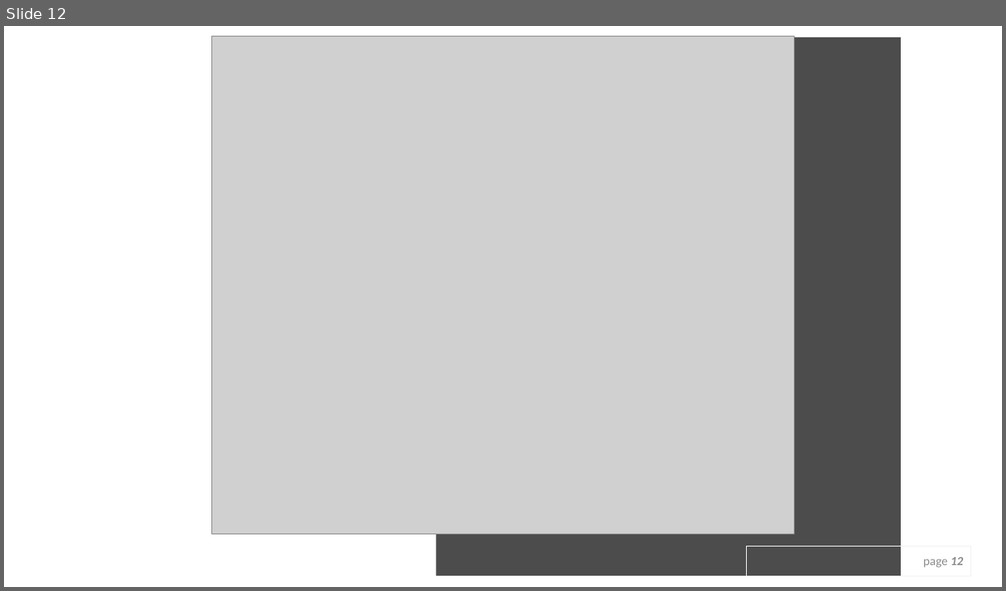
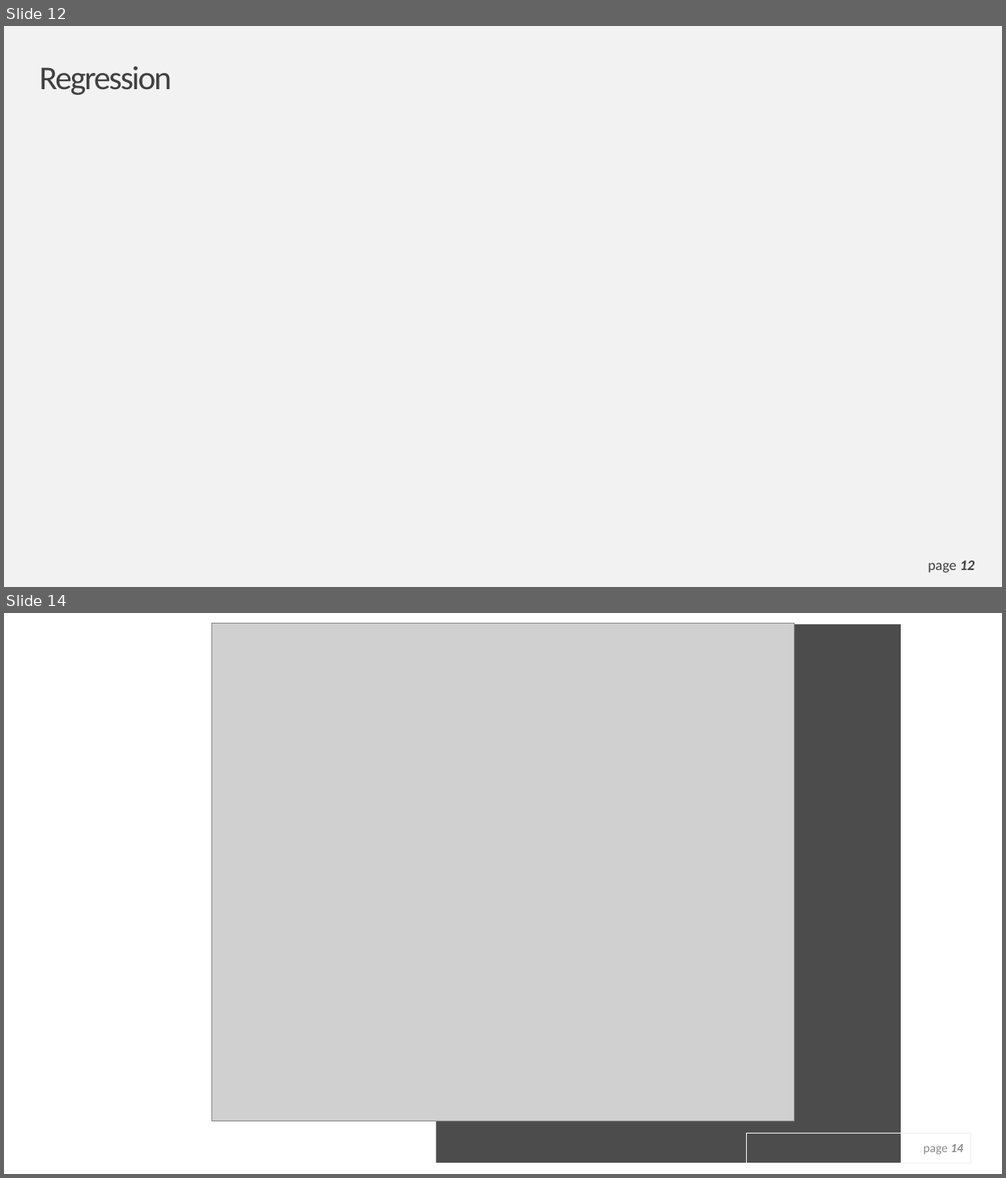
Before and after one commit to ekginn2/ML-Final-Project, a slide deck: Final Project Presentation.pptx. Shown one above the other, each under a label of ours: slide 12 before the commit, slides 12 and 14 after it; the slides between them are not shown. The pictures are 1006x591 and 1006x1178 pixels, drawn with LibreOffice and Linux fonts; fonts in the diff are those of the drawing; grey boxes stand for pictures. Boxes give left, top, right and bottom in pixels: in the first picture for what was removed or moved away, otherwise in the second. Text is boxed around its words. In the diff, an @@ line names an element or a change of style, - is before the commit and + after.

```diff
--- a/Final Project Presentation.pptx
+++ b/Final Project Presentation.pptx
@@ slide 12 added at box(4, 26, 1002, 587), background #F2F2F2 @@
@@ title added at box(40, 66, 172, 95), 32 pt, text #404040 @@
+Regression
@@ page number added at box(912, 555, 991, 576), outline #F2F2F2 0.25 pt, 14 pt, text #404040 @@
+page 12
@@ what was slide 12 is now slide 14 @@
@@ page number at box(923, 1144, 964, 1155): text changed @@
-page 12
+page 14
```
Also in this commit, not shown: 3 slides changed, 4 other slides added, 1 slide removed, 11 other files.
